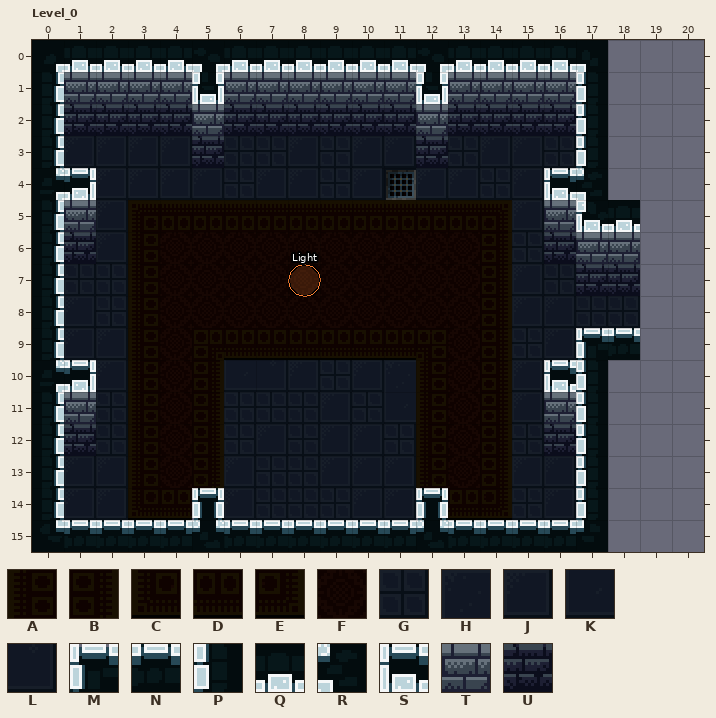
A LDtk project gets an edit: assets/level.ldtk. Above: the version before the commit.
Cells are 16x16 px. Shown: Level_0 x 0..20, y 0..15. The commit also changed other parts of the map, which this record leaves out. The old version is drawn lined up with the new one.
Key: from "Carpet_Red": A 5, B 7, C 10, D 11, E 12, F 13; from "Floor_Brick": G 0, H 1, J 5, K 6, L 7; from "Roof_stone": M 0, N 1, P 6, Q 13, R 16, S 18; from "Wall": T 0, U 12.
_ is an empty cell, # one hidden under a higher layer.
Layers that did not change in this view are not listed.
Layer "Floor" before, first column x 0:
 6 __J____________G_____
 7 _GG____________JG____
 8 _JG____________JJGG__
 9 _JJ___##_______GJG#__
10 __J___KLJGJH#__J_____
11 __G___GGGJGK#__J_____
12 __G___GJGJJG___G_____
13 _JJ___JGGJJJ___JJ____
14 _JJ___JGGGJJ___GJ____
15 _____________________
Layer "Carpet_Red" before, first column x 0:
12 ___AFB______AFB______
13 ___AFB______AFB______
14 ___CD________DE______
15 _____________________
Layer "Wall" before, first column x 15:
 4 ______
 5 _T____
 6 _UTT__
 7 __UU__
 8 ______
 9 ______
10 ______
Layer "Roof_Stone" before, first column x 13:
 8 ________
 9 ____MN__
10 ___SP___
11 ____P___
12 ____P___
13 ____P___
Now the later version:
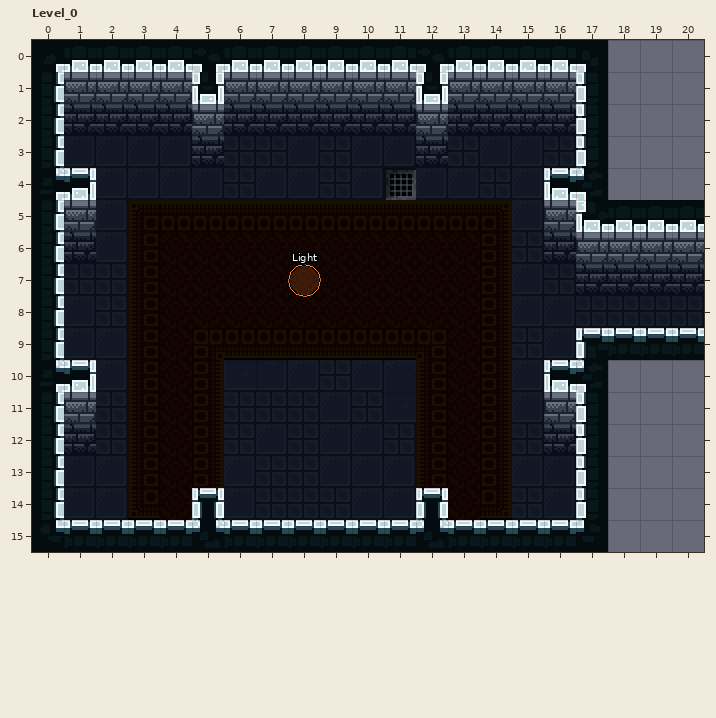
Changes in this commit:
Changed rows in their new state; . is an unchanged cell.
map size 19x16 -> 21x16 cells
Layer "Floor":
first column x 19:
 8 GG
first column x 4:
14 F........F
Layer "Carpet_Red" (removed):
first column x 4:
14 _........_
Layer "Wall":
first column x 19:
 6 TT
 7 UU
Layer "Roof":
first column x 19:
 5 QQ
first column x 17:
 9 ..NN
10 R...
Layer "Roof_Stone" (removed):
first column x 17:
10 _
Changed places in both pictures, as pixel boxes (x1, y1, x2, y2):
added: (640, 200, 704, 360)
changed: (576, 360, 602, 392)
changed: (160, 488, 192, 520)
changed: (448, 488, 480, 520)
